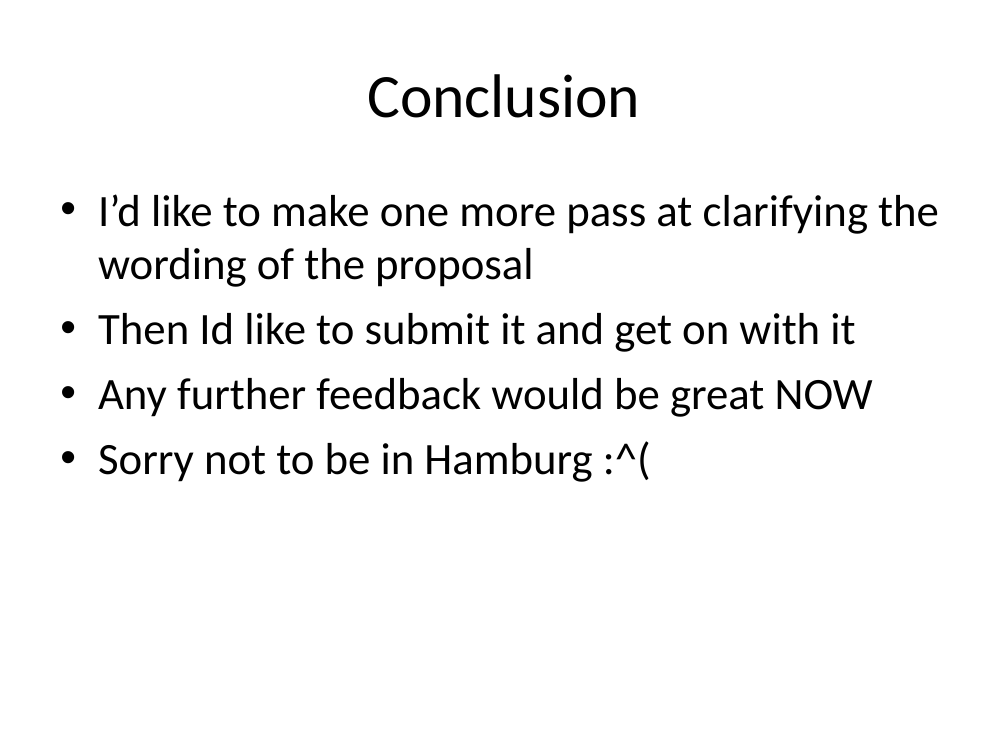
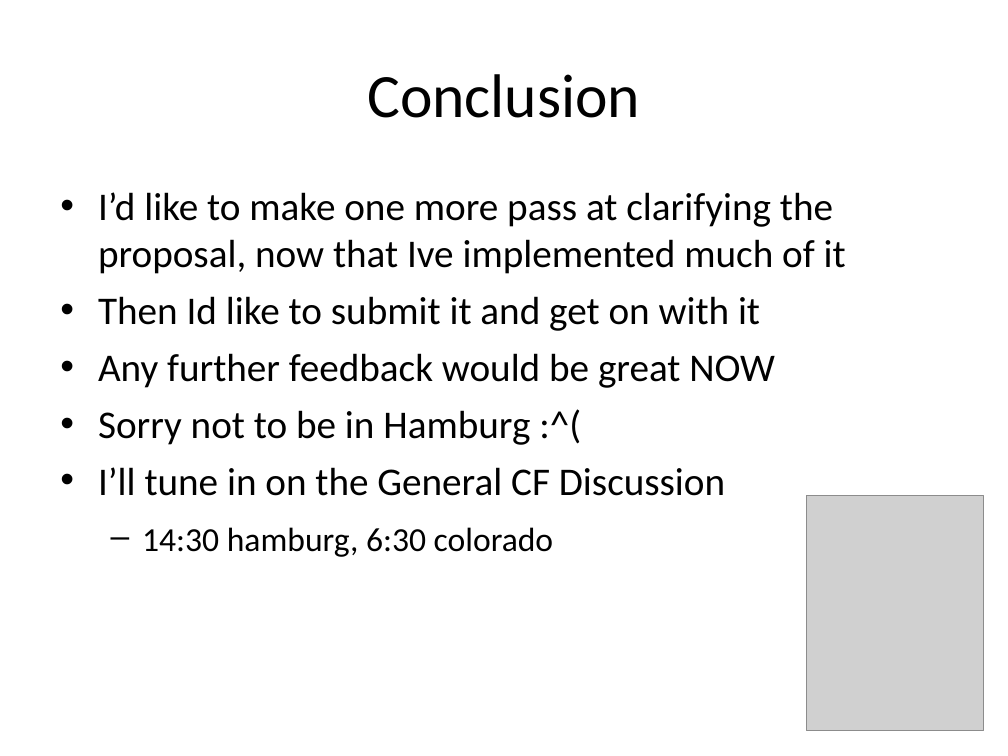
Before and after one commit to ooici-eoi/THREDDS, a slide deck: slide 15 of docs/web/netcdf-java/site/reference/FeatureDatasets/CFPointObs.ppt. Drawn at 1008x756 pixels with LibreOffice and Linux fonts; fonts in the diff are those of the drawing; grey boxes stand for pictures. Boxes give left, top, right and bottom in pixels: in the first picture for what was removed or moved away, otherwise in the second. Text is boxed around its words. In the diff, an @@ line names an element or a change of style, - is before the commit and + after.

```diff
--- a/docs/web/netcdf-java/site/reference/FeatureDatasets/CFPointObs.ppt
+++ b/docs/web/netcdf-java/site/reference/FeatureDatasets/CFPointObs.ppt
@@ text at (98,192,846,274): text changed; size 32 to 28 pt @@
-• I’d like to make one more pass at clarifying the wording of the proposal
+• I’d like to make one more pass at clarifying the proposal, now that Ive implemented much of it
@@ text at (98,296,775,445): size 32 to 28 pt in "Then Id like to submit it and ...", "Any further feedback would be great NOW", "Sorry not to be in Hamburg :^("; less space between paragraphs @@
@@ text at (98,467,725,557): paragraphs added @@
+• I’ll tune in on the General CF Discussion
+  – 14:30 hamburg, 6:30 colorado
@@ picture added at (806,496,984,731) @@
```
Also in this commit, not shown: 4 other slides changed, 19 other files.
